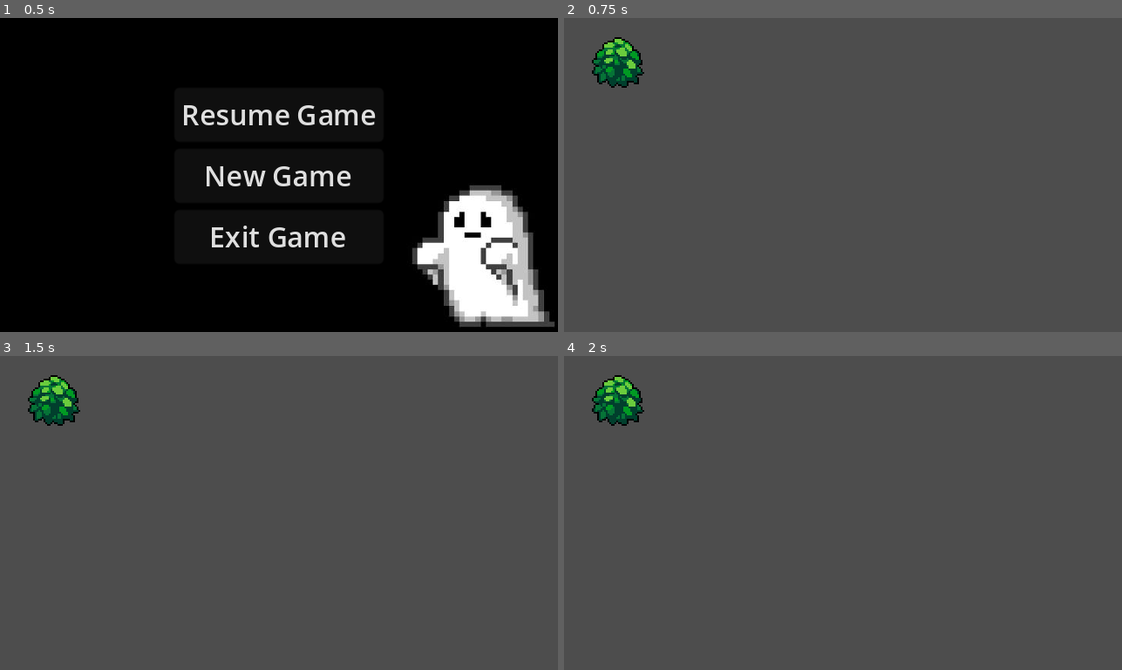
Above: before the commit, frames 1-4 (two rows, left to right).
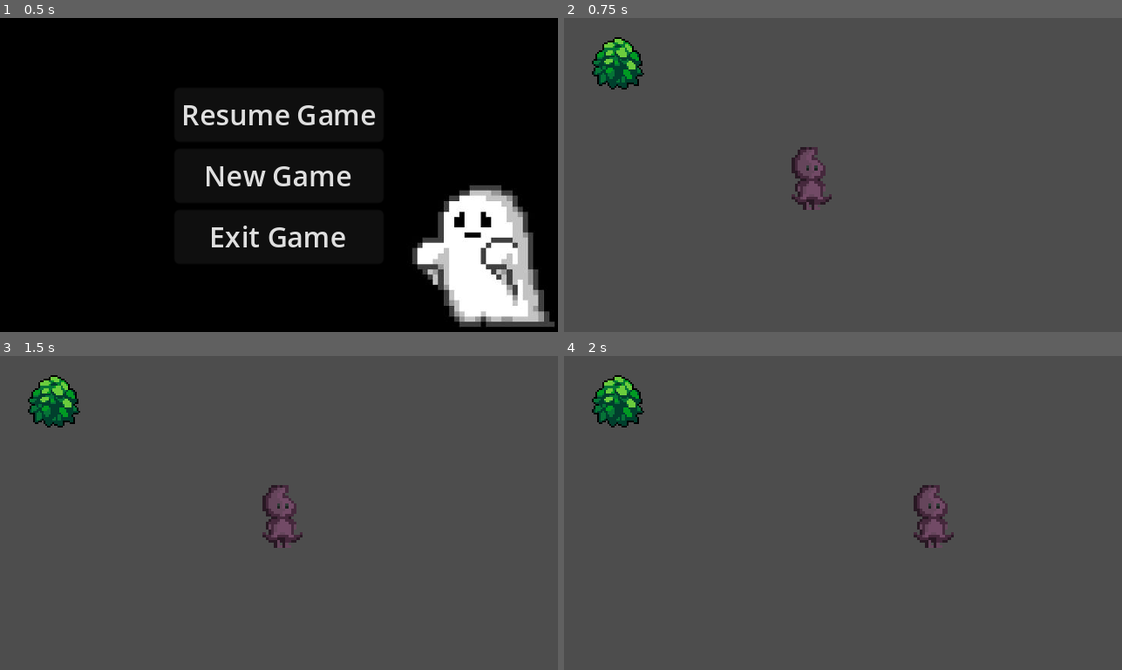
Above: after the commit, the same moments.

Repository: mkseay2/spirit
Game: Godot game, scene res://menu.tscn
Two runs of this game, one before a commit and one after it. Both use one fixed random seed, a clock stepped at 60 frames per second and the inputs below.
Inputs:
- Up to frame 1 (0.5 s): no input
- Up to frame 2 (0.75 s): click "New Game" at 0.5 s
- Up to frame 3 (1.5 s): tap Enter at 1.25 s; hold Right (ui_right) from 1.28 s (still down)
- Up to frame 4 (2 s): keep holding Right (ui_right)

Frame 1 is identical in both runs. In frame 2, 1.0% of the frame differs, in the area x 5-48%, y 10-62%; in frame 3, 1.0%; in frame 4, 1.0%.

Commit message:
added character movement

Diff:
--- a/Levels/level_1.tscn
+++ b/Levels/level_1.tscn
@@ -1,9 +1,22 @@
-[gd_scene load_steps=2 format=3 uid="uid://ccqge3ngqc4y1"]
+[gd_scene load_steps=4 format=3 uid="uid://ccqge3ngqc4y1"]
 
 [ext_resource type="Texture2D" uid="uid://bkndmk2bqhe24" path="res://Action RPG Resources/World/Bush.png" id="1_a4x3t"]
+[ext_resource type="Texture2D" uid="uid://bia8g5wi6x8n5" path="res://PlayerCharacter/MelSpirit.png" id="2_6jwt3"]
+[ext_resource type="Script" path="res://PlayerCharacter/Player.gd" id="2_ljucy"]
 
 [node name="Level1" type="Node2D"]
 
 [node name="Bush" type="Sprite2D" parent="."]
-position = Vector2(31, 26)
+position = Vector2(31, 26.5)
+scale = Vector2(1, 1.03125)
 texture = ExtResource("1_a4x3t")
+
+[node name="Player" type="CharacterBody2D" parent="."]
+position = Vector2(137, 86)
+script = ExtResource("2_ljucy")
+metadata/_edit_group_ = true
+
+[node name="Sprite2D" type="Sprite2D" parent="Player"]
+position = Vector2(5, 6)
+scale = Vector2(1.625, 1.5)
+texture = ExtResource("2_6jwt3")
--- /dev/null
+++ b/PlayerCharacter/Player.gd
@@ -0,0 +1,12 @@
+extends CharacterBody2D
+
+@export var speed = 100
+
+func get_input():
+	# uses the four arrow keys
+	var input_direction = Input.get_vector("ui_left", "ui_right", "ui_up", "ui_down")
+	velocity = input_direction * speed
+
+func _physics_process(_delta):
+	get_input()
+	move_and_slide()
Binary file added: Action RPG Resources/Sprite-0001-MelHuman.aseprite
Binary file added: Action RPG Resources/World/Sprite-0001-MelHuman.aseprite
Binary file added: PlayerCharacter/MelSpirit.png
Not shown, added: PlayerCharacter/MelSpirit.png.import
Not shown, added: .DS_Store
